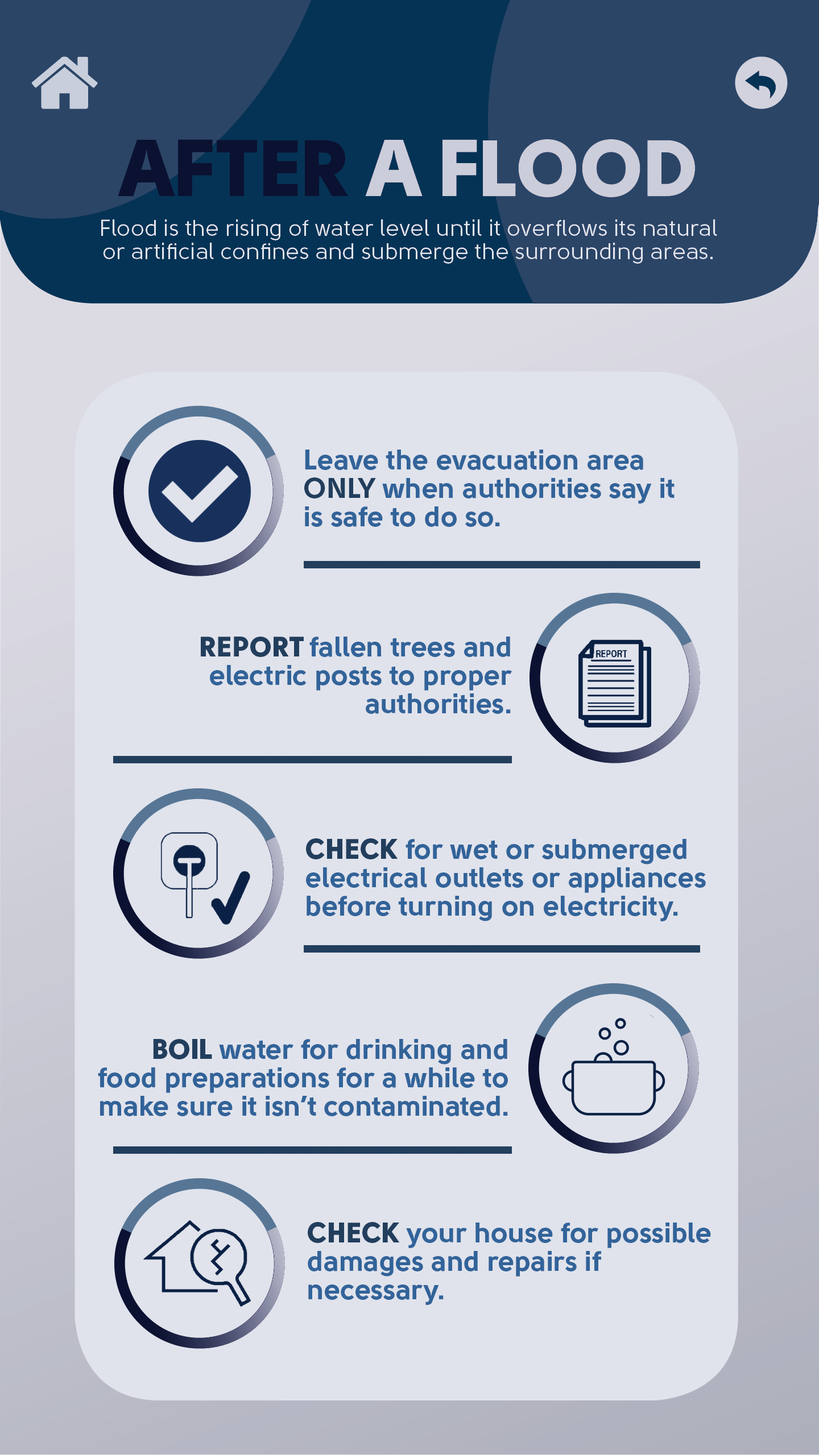
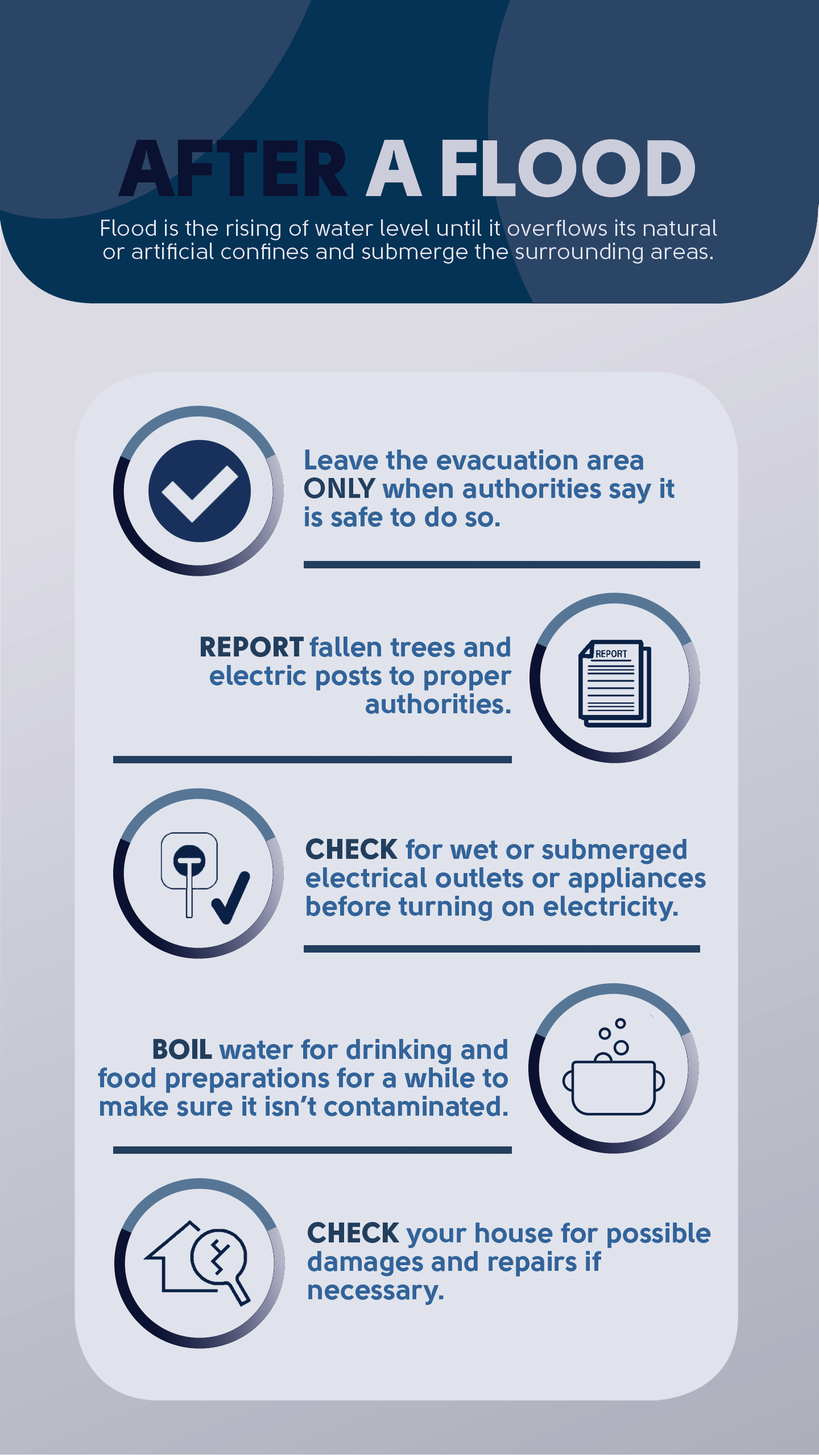
Layered file, before and after one edit (819x1455). Changes by layer:
hid "home" over [31, 56, 98, 110]
hid "back" over [734, 56, 788, 110]
